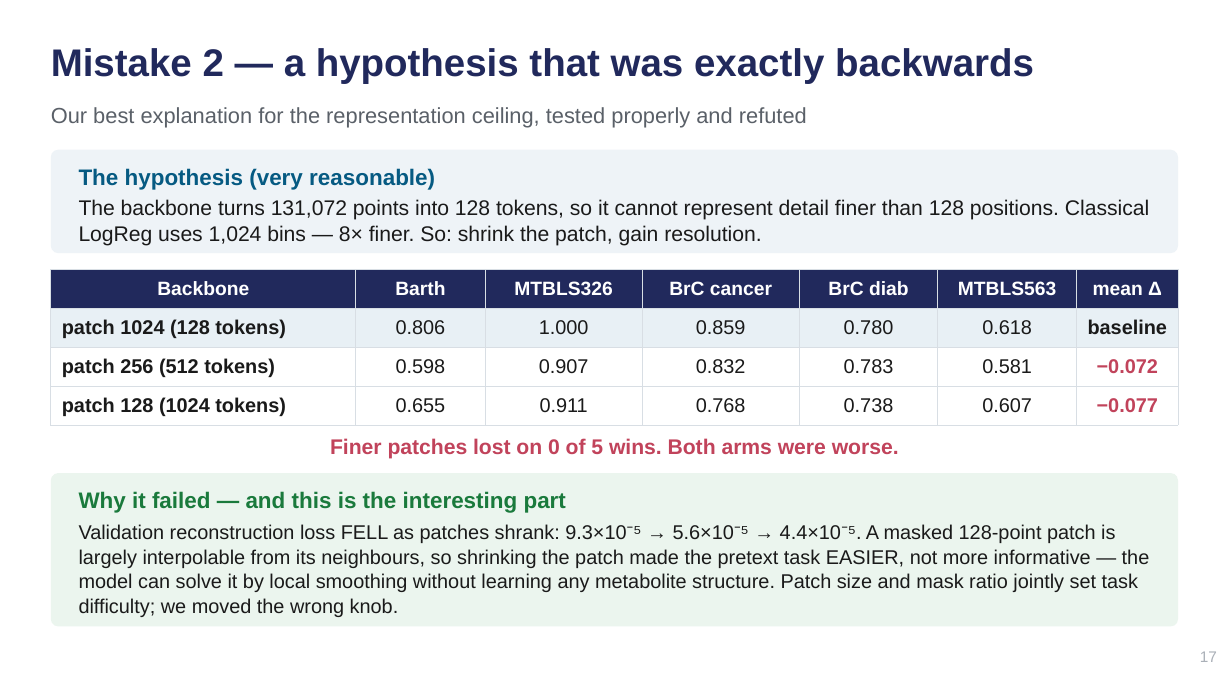
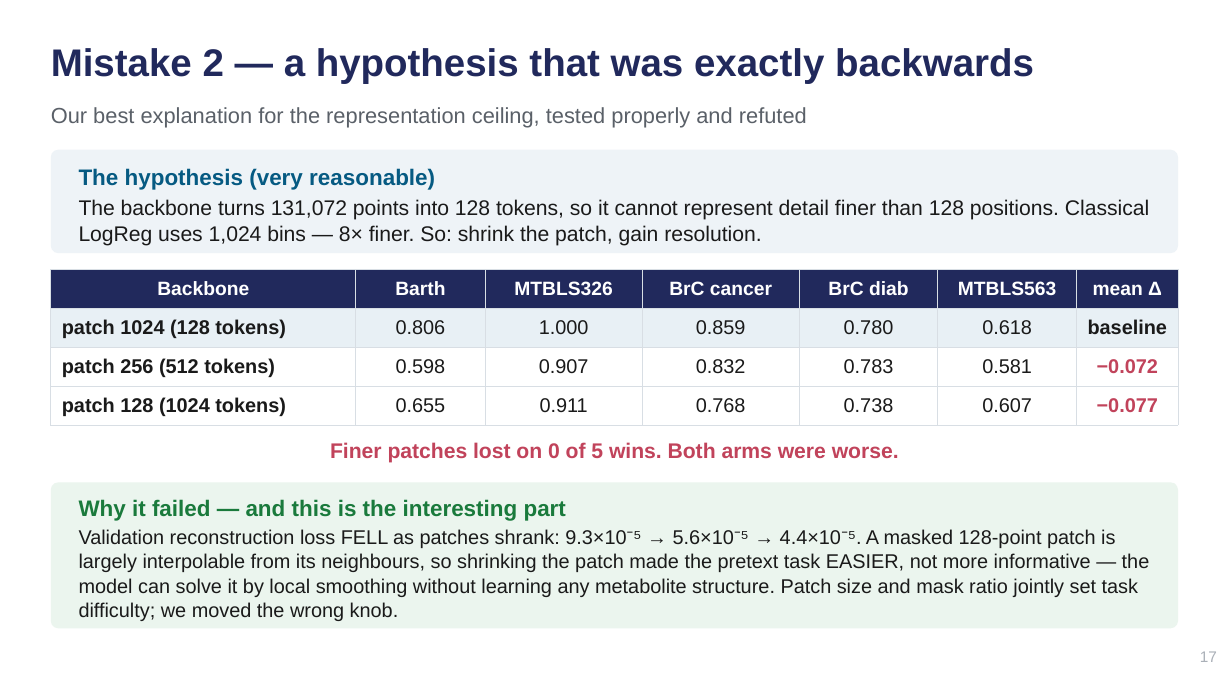
Before and after one commit to rama21094/NMR-Metabolomics-Foundational-Model, a slide deck: slide 17 of docs/Group_Meeting_2026-08-10.pptx. Drawn at 1232x693 pixels with LibreOffice and Linux fonts; fonts in the diff are those of the drawing. Boxes give left, top, right and bottom in pixels: in the first picture for what was removed or moved away, otherwise in the second. Text is boxed around its words. In the diff, an @@ line names an element or a change of style, - is before the commit and + after.

```diff
--- a/docs/Group_Meeting_2026-08-10.pptx
+++ b/docs/Group_Meeting_2026-08-10.pptx
@@ text "Finer patches lost on 0 ...": place and size @@
-text "Finer patches lost on 0 ..." at bbox=[330, 438, 899, 459]
+text "Finer patches lost on 0 ..." at bbox=[330, 442, 899, 463]
@@ rounded rectangle: place and size @@
-rounded rectangle at bbox=[51, 473, 1178, 627]
+rounded rectangle at bbox=[51, 482, 1178, 628]
@@ rounded rectangle at bbox=[51, 482, 1178, 628]: proportions changed @@
@@ text "Why it failed — and ...": place and size @@
-text "Why it failed — and ..." at bbox=[79, 491, 566, 513]
+text "Why it failed — and ..." at bbox=[79, 499, 566, 521]
@@ text "Validation reconstruction loss FELL as ...": place and size @@
-text "Validation reconstruction loss FELL as ..." at bbox=[79, 524, 1150, 617]
+text "Validation reconstruction loss FELL as ..." at bbox=[79, 529, 1150, 621]
```
Also in this commit, not shown: 11 other slides changed, 8 other files.
